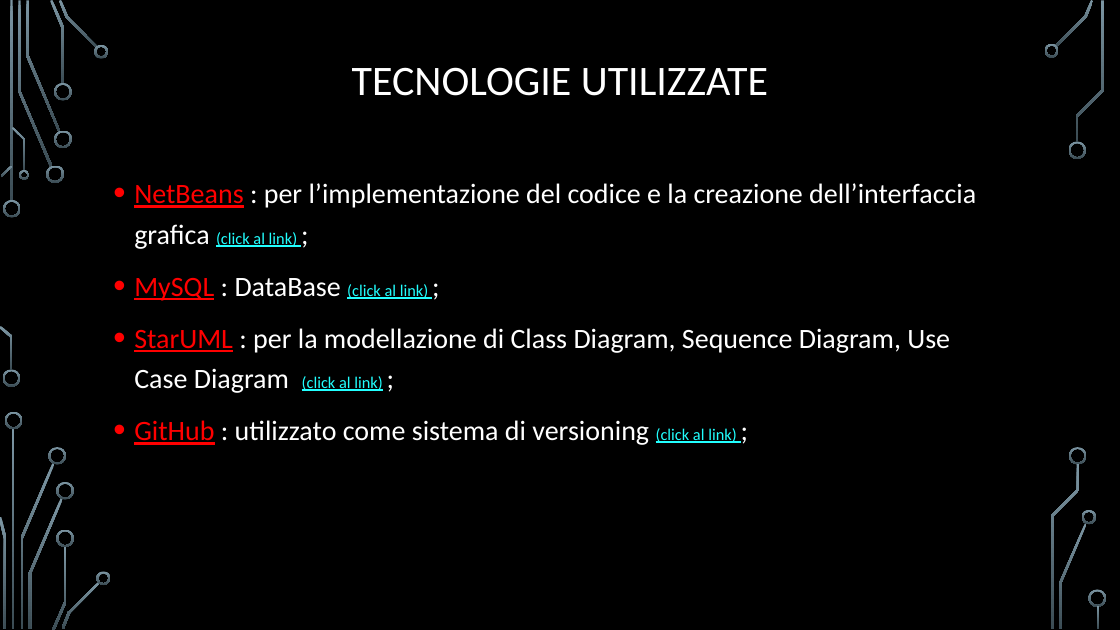
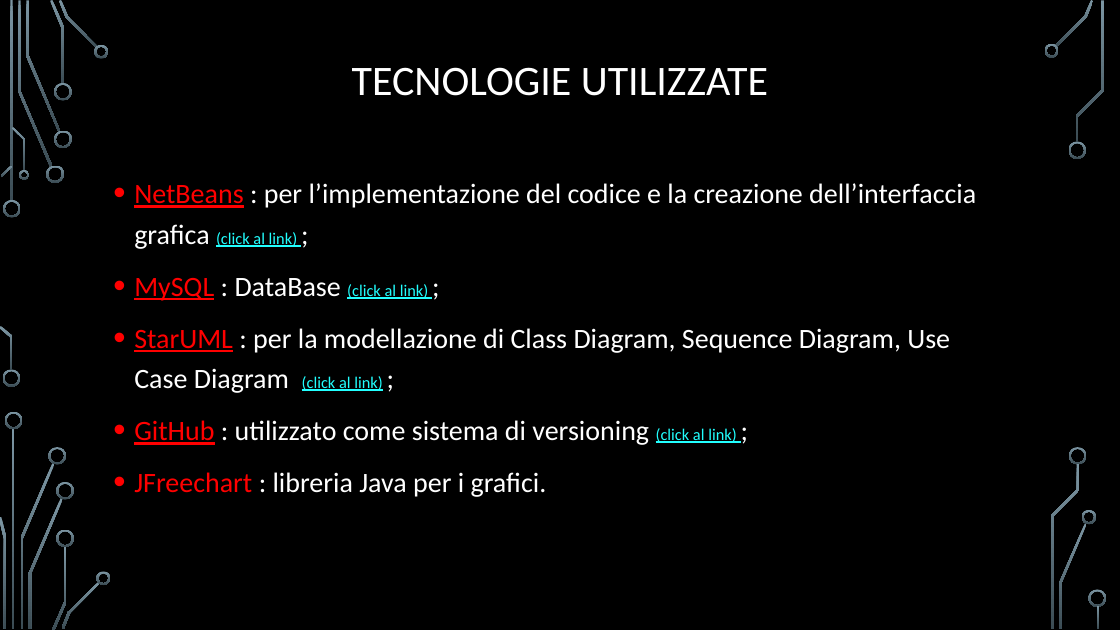
Before and after one commit to GiulianoVan/Progetto_Ingegneria, a slide deck: slide 4 of Documentazione/Presentazione Ingegneria/Progetto Ingegneria del Software 2017.pptx. Drawn at 1120x630 pixels with LibreOffice and Linux fonts; fonts in the diff are those of the drawing; background and template pictures are left out. Boxes give left, top, right and bottom in pixels: in the first picture for what was removed or moved away, otherwise in the second. Text is boxed around its words. In the diff, an @@ line names an element or a change of style, - is before the commit and + after.

```diff
--- a/Documentazione/Presentazione Ingegneria/Progetto Ingegneria del Software 2017.pptx
+++ b/Documentazione/Presentazione Ingegneria/Progetto Ingegneria del Software 2017.pptx
@@ text at [134,472,547,497]: paragraph added @@
+• JFreechart : libreria Java per i grafici.
```
Also in this commit, not shown: 5 other slides changed, 5 slides added, 2 slides removed, 6 other files.
